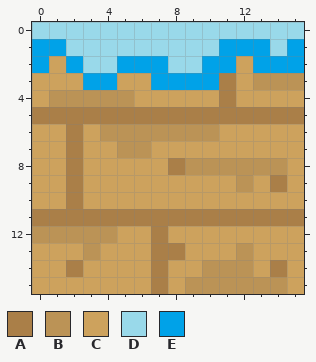
Pixel-art sprite, stored at images/slip.png. The picture above was drawn from the file before the commit.
The file is 16x16 pixels.
Palette (. is transparent): A #aa7f48  B #bb9356  C #cda25d  D #99d9ea  E #00a2e8
Pixels before, first column x 0:
 0 DDDDDDDDDDDDDDDD
 1 EEDDDDDDDDDEEEDE
 2 ECEDDEEEDDEECEEE
 3 CCCEECCEEEEACBBB
 4 CBBBBBCCCCCACCCC
 5 AAAAAAAAAAAAAAAA
 6 CCACBBBBBBBCCCCC
 7 CCACCBBCCCCCCCCC
 8 CCACCCCCABBBBBBC
 9 CCACCCCCCCCCBCAC
10 CCACCCCCCCCCCCCC
11 AAAAAAAAAAAAAAAA
12 BBBBBCCACCCCCCCC
13 CCCBCCCAACCCBCCC
14 CCACCCCACCBBBCAC
15 CCCCCCCACBBBBBBC
New version:
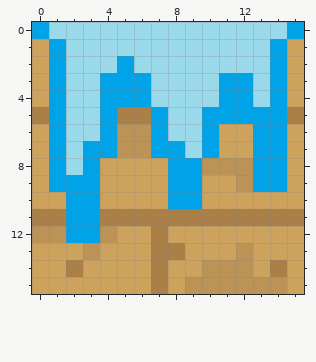
Changes in this commit:
Changed rows in their new state; - is an unchanged pixel.
first column x 0:
 0 E--------------E
 1 C----------DDDEC
 2 CED---DD--DDDD-C
 3 -EDD-EEDDDDEEDEC
 4 -EDDEEEDDDDEEDE-
 5 -EDDE--EDDEEEEE-
 6 -EDDE--EDDE--EE-
 7 -EDEE--EEDE--EE-
 8 -EDE----EE---EE-
 9 -EEE----EE---EE-
10 --EE----EE------
11 --EE------------
12 --EE------------
Pixel boxes of the changes (left, top, right, bottom) in both pictures:
changed: (32, 22, 304, 243)
